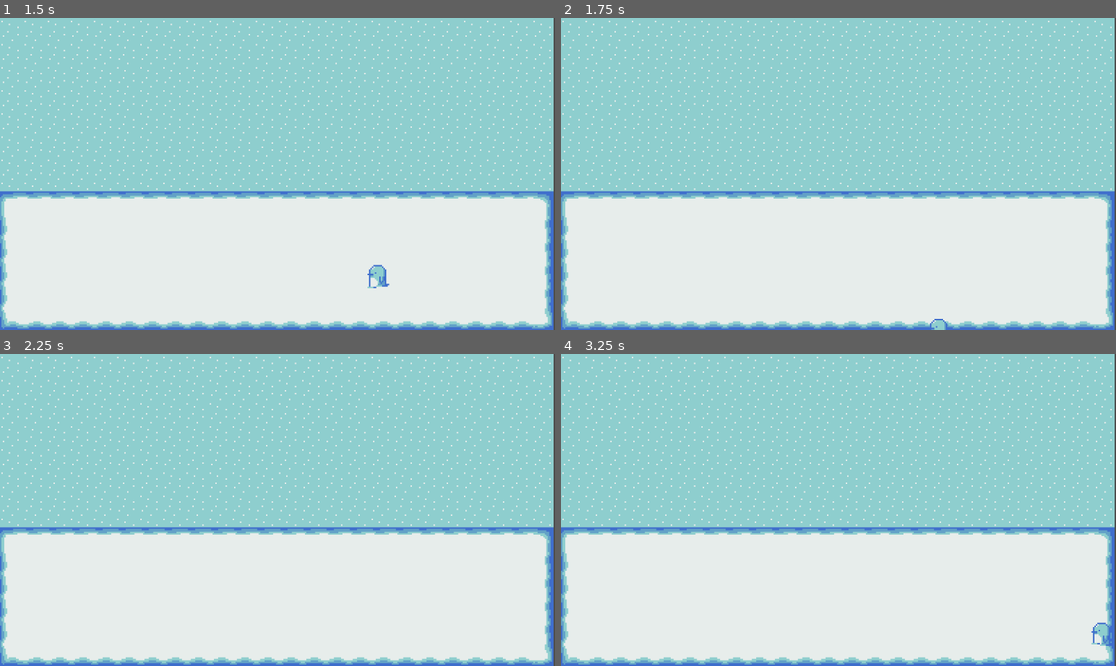
Above: before the commit, frames 1-4 (two rows, left to right).
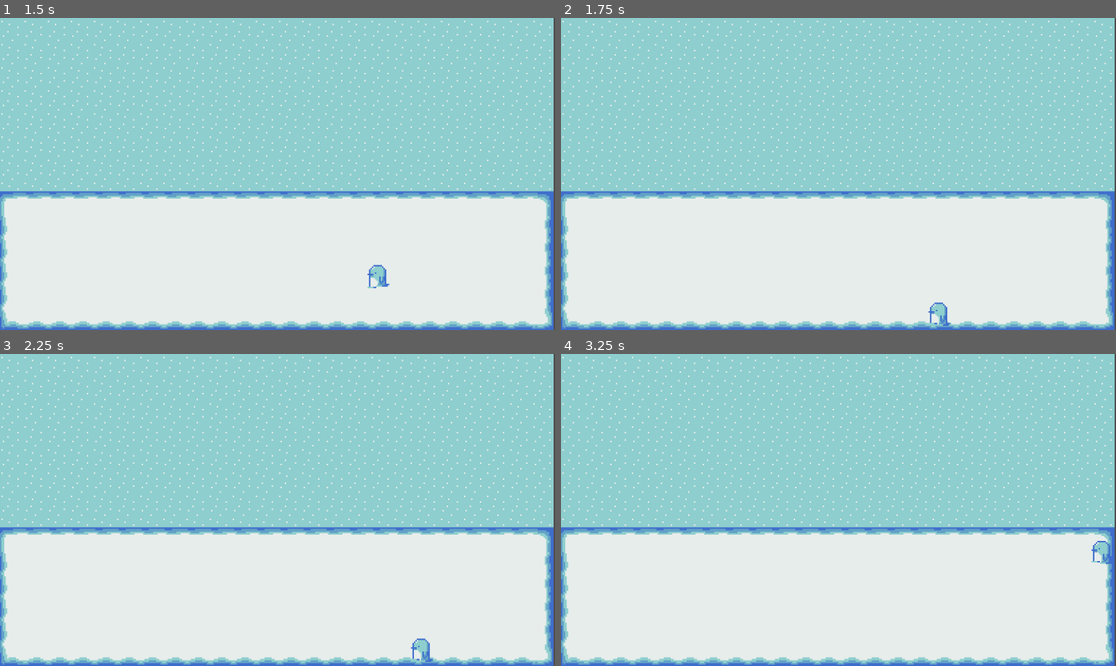
Above: after the commit, the same moments.

Repository: emilykrohn/Waddle
Game: Godot game, scene res://Scenes/main.tscn
Same seed, same stepped clock (60 frames per second), same inputs: the game is played once before the commit and once after it.
Inputs:
- Up to frame 1 (1.5 s): tap Enter at 0.5 s; hold D (right) 0.53-1.28 s; hold S (down) from 1.28 s (still down)
- Up to frame 2 (1.75 s): keep holding S (down)
- Up to frame 3 (2.25 s): release S (down) at 2.03 s; hold D (right) from 2.03 s (still down)
- Up to frame 4 (3.25 s): release D (right) at 2.78 s; hold W (up) from 2.78 s (still down)

Frame 1 is identical in both runs. In frame 2, 0.2% of the frame differs, in the area x 66-71%, y 91-100%; in frame 3, 0.2%; in frame 4, 0.4%, in the area x 95-100%, y 59-94%.

Commit message:
Add collisions to ground tile map

Diff:
--- a/Scenes/main.tscn
+++ b/Scenes/main.tscn
@@ -7,20 +7,49 @@
 [sub_resource type="TileSetAtlasSource" id="TileSetAtlasSource_i55v1"]
 texture = ExtResource("1_eugpk")
 0:0/0 = 0
+0:0/0/physics_layer_0/linear_velocity = Vector2(0, 0)
+0:0/0/physics_layer_0/angular_velocity = 0.0
 
 [sub_resource type="TileSetAtlasSource" id="TileSetAtlasSource_aoqt3"]
 texture = ExtResource("2_ldagl")
 0:0/0 = 0
+0:0/0/physics_layer_0/linear_velocity = Vector2(0, 0)
+0:0/0/physics_layer_0/angular_velocity = 0.0
+0:0/0/physics_layer_0/polygon_0/points = PackedVector2Array(-8, 8, -5.12652, 8, -5, -5, 8, -4.99394, 8, -8, -8, -8)
 1:0/0 = 0
+1:0/0/physics_layer_0/linear_velocity = Vector2(0, 0)
+1:0/0/physics_layer_0/angular_velocity = 0.0
+1:0/0/physics_layer_0/polygon_0/points = PackedVector2Array(-8, -5.03814, 8, -4.99394, 8, -8, -8, -8)
 2:0/0 = 0
+2:0/0/physics_layer_0/linear_velocity = Vector2(0, 0)
+2:0/0/physics_layer_0/angular_velocity = 0.0
+2:0/0/physics_layer_0/polygon_0/points = PackedVector2Array(4.99394, 8, 5, 8, 4.99394, -5.03814, -8, -4.99394, -8, -8, 8, -8, 8, 8)
 0:1/0 = 0
+0:1/0/physics_layer_0/linear_velocity = Vector2(0, 0)
+0:1/0/physics_layer_0/angular_velocity = 0.0
+0:1/0/physics_layer_0/polygon_0/points = PackedVector2Array(-5.01604, -8, -4.99394, 8, -8, 8, -8, -8)
 1:1/0 = 0
+1:1/0/physics_layer_0/linear_velocity = Vector2(0, 0)
+1:1/0/physics_layer_0/angular_velocity = 0.0
 2:1/0 = 0
+2:1/0/physics_layer_0/linear_velocity = Vector2(0, 0)
+2:1/0/physics_layer_0/angular_velocity = 0.0
+2:1/0/physics_layer_0/polygon_0/points = PackedVector2Array(5, 8, 4.99394, -8, 8, -8, 8, 8)
 0:2/0 = 0
+0:2/0/physics_layer_0/linear_velocity = Vector2(0, 0)
+0:2/0/physics_layer_0/angular_velocity = 0.0
+0:2/0/physics_layer_0/polygon_0/points = PackedVector2Array(-5.03814, -8, -4.99394, 4.99394, 8, 5, 8, 8, -8, 8, -8, -8)
 1:2/0 = 0
+1:2/0/physics_layer_0/linear_velocity = Vector2(0, 0)
+1:2/0/physics_layer_0/angular_velocity = 0.0
+1:2/0/physics_layer_0/polygon_0/points = PackedVector2Array(-8, 5, 8, 4.96875, 8, 8, -8, 8)
 2:2/0 = 0
+2:2/0/physics_layer_0/linear_velocity = Vector2(0, 0)
+2:2/0/physics_layer_0/angular_velocity = 0.0
+2:2/0/physics_layer_0/polygon_0/points = PackedVector2Array(-8, 4.94975, 5.03814, 4.94975, 4.99394, -8, 8, -8, 8, 8, -8, 8)
 
 [sub_resource type="TileSet" id="TileSet_jee3p"]
+physics_layer_0/collision_layer = 1
 sources/0 = SubResource("TileSetAtlasSource_i55v1")
 sources/2 = SubResource("TileSetAtlasSource_aoqt3")
 
